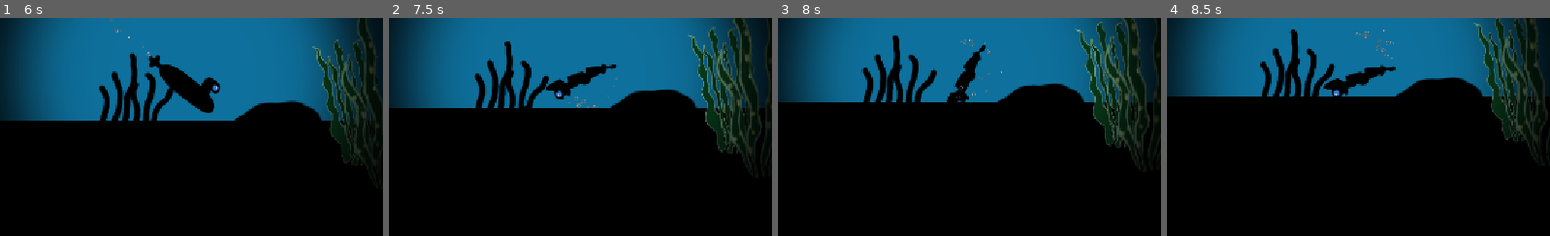
Above: before the commit, frames 1-4 (left to right).
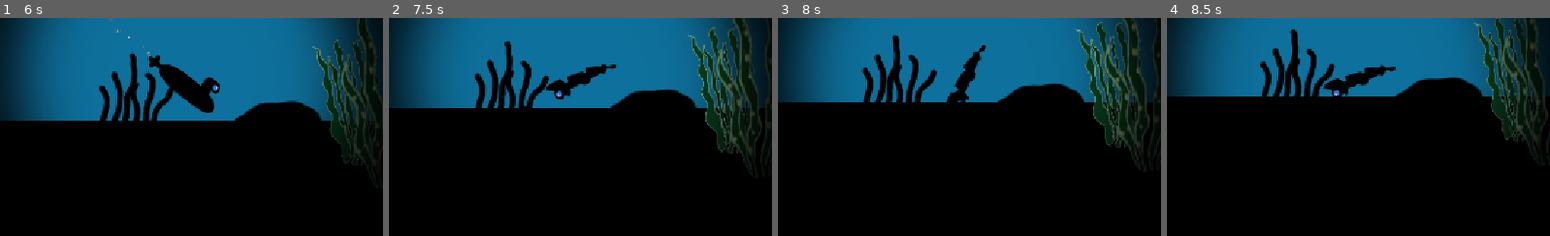
Above: after the commit, the same moments.

Repository: EddieRowe/godot-wild-jam-82
Game: Godot game, scene res://levels/level_1.tscn
The game is run twice, just before and just after one commit, with the same random seed, the same clock (stepped at 60 frames per second) and the same inputs. This scene is started directly instead of the project's main scene.
Inputs:
- Up to frame 1 (6 s): tap Enter (ui_accept) at 0.5, 0.77, 1.52, 3.02, 3.77, 4.52 s; hold Up (ui_up) 0.53-2.03 s; hold Left (ui_left) 2.03-3.53 s; hold Down (ui_down) 3.53-4.28 s; hold Right (ui_right) 4.28-5.03 s; hold Up (ui_up) 5.03-5.78 s; hold Right (ui_right) from 5.78 s (still down)
- Up to frame 2 (7.5 s): keep holding Right (ui_right); tap Enter (ui_accept) at 6.02, 6.77 s
- Up to frame 3 (8 s): keep holding Right (ui_right); tap Enter (ui_accept) at 7.52 s
- Up to frame 4 (8.5 s): release Right (ui_right) at 8.03 s; hold Down (ui_down) from 8.03 s (still down)
The pictures show only the part of the screen within x 25-75%, y 35-85%; the shares and areas given below are measured in that part.

Frame 1 is identical in both runs. In frame 2, less than 0.1% of the frame differs, in the area x 46-60%, y 27-42%; in frame 3, less than 0.1%; in frame 4, 0.1%, in the area x 49-60%, y 4-19%.

Commit message:
Bubblestream disables on death

Diff:
--- a/scripts/submarine_script.gd
+++ b/scripts/submarine_script.gd
@@ -34,6 +34,7 @@
 			var fake_prop_instance = fake_prop.instantiate()
 			propellor.get_parent().get_parent().add_child(fake_prop_instance)
 			fake_prop_instance.position = propellor.get_parent().position
+			bubble_stream.emitting = false
 		return
 
 	var horizontal_movement = Input.get_axis("ui_left", "ui_right")
